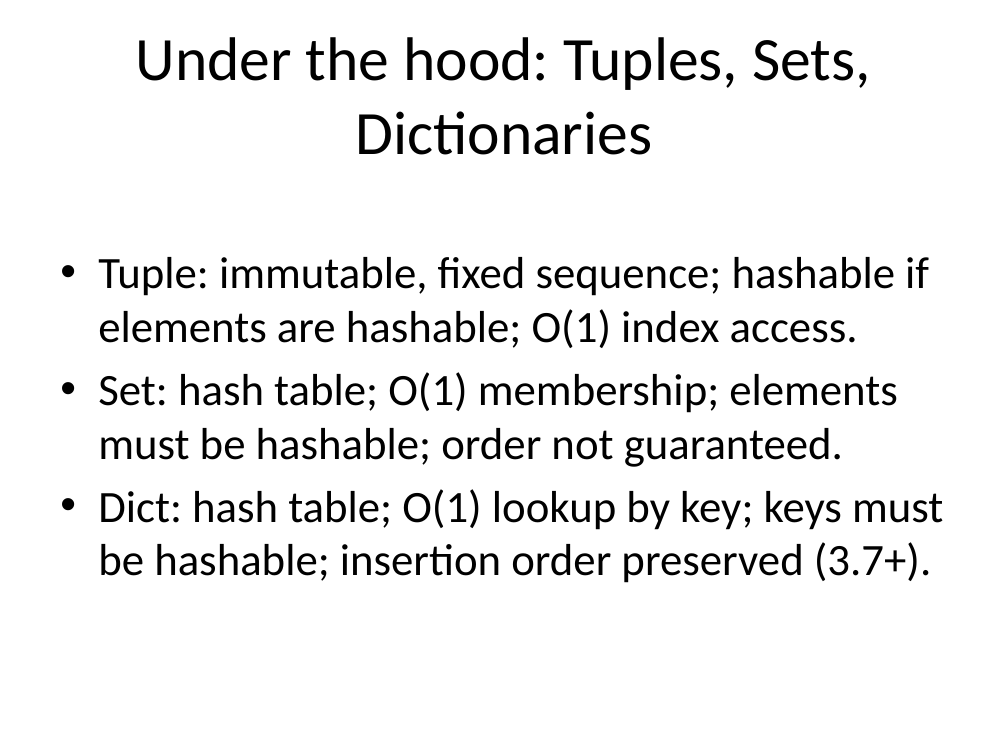
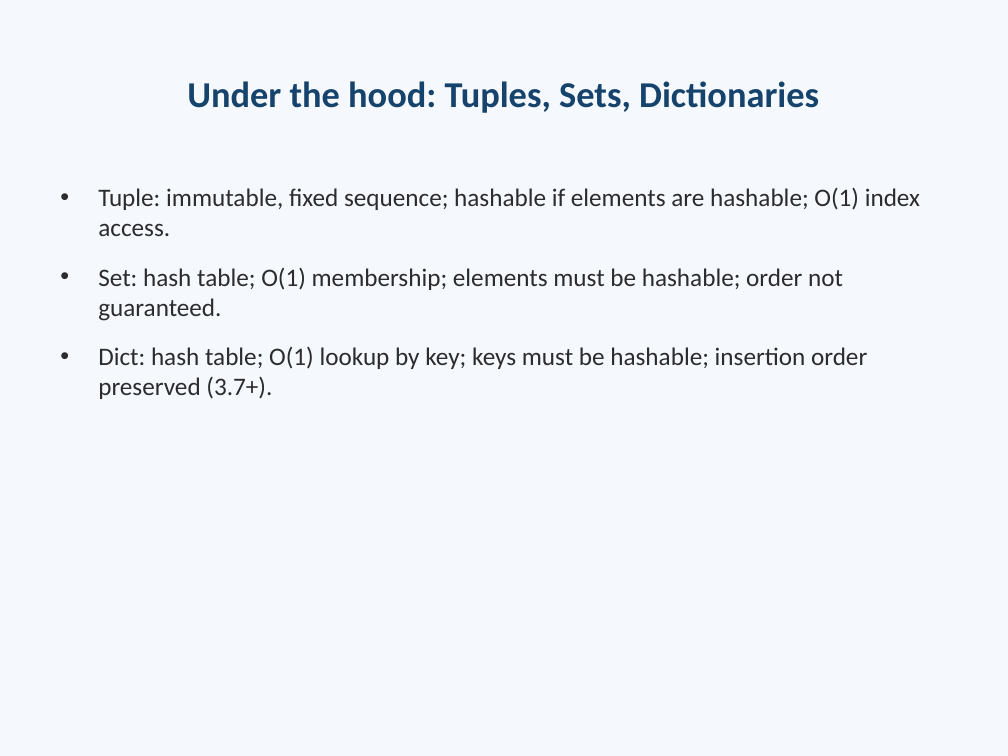
Before and after one commit to liveprasad/FoP_Sessions_8_9, a slide deck: slide 6 of Session8_Tuples_Sets_Dictionaries.pptx. Drawn at 1008x756 pixels with LibreOffice and Linux fonts; fonts in the diff are those of the drawing. Boxes give left, top, right and bottom in pixels: in the first picture for what was removed or moved away, otherwise in the second. Text is boxed around its words. In the diff, an @@ line names an element or a change of style, - is before the commit and + after.

```diff
--- a/Session8_Tuples_Sets_Dictionaries.pptx
+++ b/Session8_Tuples_Sets_Dictionaries.pptx
@@ background #FFFFFF to #F5F8FC @@
@@ title "Under the hood: Tuples, Sets, ..." at (187, 81, 819, 113): size 44 to 26 pt, text colour #000000 to #15436C, bold on; more space between paragraphs @@
@@ text "Tuple: immutable, fixed sequence; hashable ..." at (98, 187, 920, 399): size 32 to 18 pt, text colour #000000 to #2C2C2E; more space between paragraphs @@
```
Also in this commit, not shown: 9 other slides changed, 2 other files.
